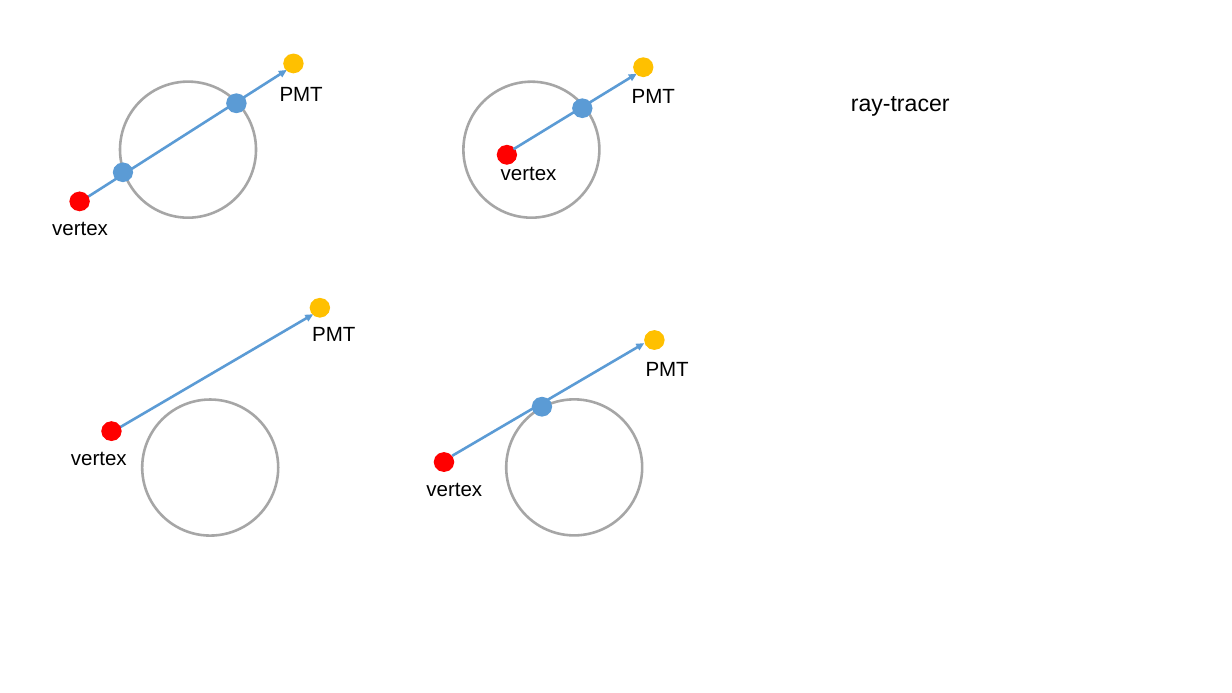
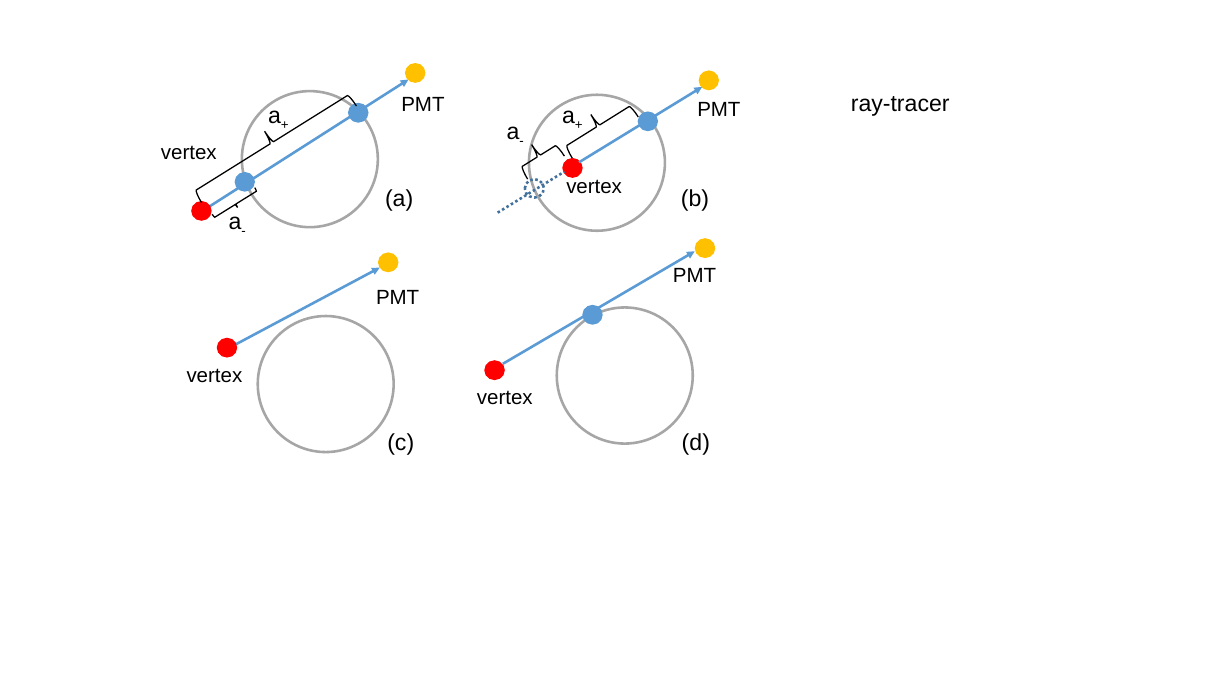
Before and after one commit to jhualberta/thesis, a slide deck: slide 3 of thesisPlots1.ppt. Drawn at 1232x693 pixels with LibreOffice and Linux fonts; fonts in the diff are those of the drawing. Boxes give left, top, right and bottom in pixels: in the first picture for what was removed or moved away, otherwise in the second. Text is boxed around its words. In the diff, an @@ line names an element or a change of style, - is before the commit and + after.

```diff
--- a/thesisPlots1.ppt
+++ b/thesisPlots1.ppt
@@ text "PMT": place and size @@
-text "PMT" at [280, 87, 323, 101]
+text "PMT" at [401, 97, 444, 111]
@@ 4 ellipses, 1 text, 1 arrow: place and size @@
-4 ellipses, 1 text, 1 arrow at [464, 58, 653, 217]
+4 ellipses, 1 text, 1 arrow at [529, 71, 719, 231]
@@ 5 ellipses, 1 arrow: place and size @@
-5 ellipses, 1 arrow at [70, 54, 303, 217]
+5 ellipses, 1 arrow at [192, 64, 425, 227]
@@ text "PMT": place and size @@
-text "PMT" at [632, 89, 675, 103]
+text "PMT" at [697, 102, 740, 116]
@@ text "vertex": place and size @@
-text "vertex" at [52, 221, 108, 236]
+text "vertex" at [161, 145, 217, 160]
@@ arrow moved from (112, 432) - (313, 314) to (227, 349) - (380, 268) @@
@@ ellipse: place and size @@
-ellipse at [310, 298, 330, 317]
+ellipse at [379, 253, 398, 272]
@@ 4 ellipses, 1 text, 1 arrow: place and size @@
-4 ellipses, 1 text, 1 arrow at [426, 331, 664, 535]
+4 ellipses, 1 text, 1 arrow at [477, 239, 715, 443]
@@ text "PMT": place and size @@
-text "PMT" at [646, 362, 689, 376]
+text "PMT" at [673, 268, 716, 282]
@@ text "PMT": place and size @@
-text "PMT" at [312, 327, 355, 341]
+text "PMT" at [376, 290, 419, 304]
@@ 2 ellipses, 1 text: place and size @@
-2 ellipses, 1 text at [71, 399, 278, 535]
+2 ellipses, 1 text at [187, 316, 393, 452]
@@ group added at [186, 83, 710, 455]: 8 texts, 4 freeform shapes, 1 line, 1 ellipse @@
+a+
+a-
+a+
+a-
+(a)
+(b)
+(c)
+(d)
```
Also in this commit, not shown: 2 other slides changed, 6 slides added, 17 other files.
